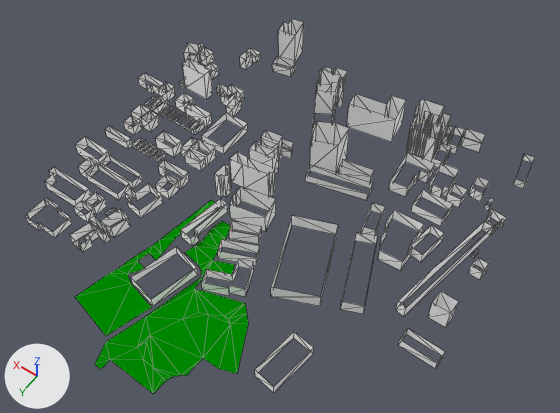
Renders of the glTF model Volume.glb from each side of a commit.
One viewpoint serves both versions: a camera (50 mm lens) standing at (-356.0, 518.0, 768.0) and looking at (-16.0, 42.0, 21.0). Arrows for +X, +Y and +Z are at lower left; the lights stay in place. The first picture is the older version. Mesh edges are drawn as thin lines.
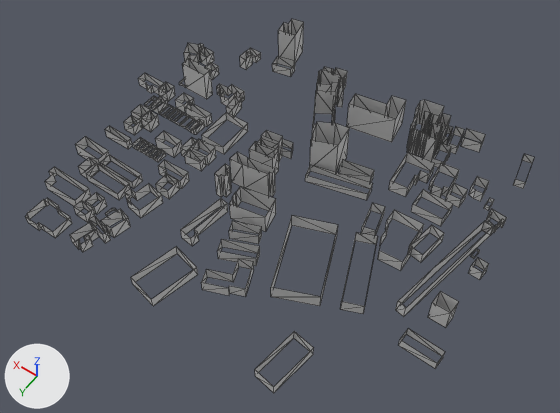
What differs and where, as boxes [x1, y1, x2, y2] in the pictures (560 x 413 px):
```json
{"object": "Mesh_2", "change": "recoloured", "before": [25, 19, 535, 393], "after": [25, 19, 535, 393], "on screen": "white to light grey"}
{"object": "Mesh_1", "change": "deleted", "before": [75, 200, 248, 394], "on screen": "green"}
{"object": "Mesh_0", "change": "deleted", "before": [137, 313, 231, 381], "on screen": "green"}
```

The change, as JSON lines over the scene's bpy script:
```json
{"op": "add", "block": "mat_wall", "code": ["mat_wall = principled_material('wall')", "mat_wall.base_color = (0.612, 0.612, 0.612)  # light grey #cdcdcd", "mat_wall.roughness = 1.0"]}
{"block": "me_mesh_2", "where": "me_mesh_2.from_pydata(...)  # 1371 vertices, 1392 faces; spans x -272.0..285.0, y -229.0..236.0, z 0.0..56.0"}
{"op": "remove", "block": "me_mesh_2", "code": "me_mesh_2.materials.append(mat_material_1)  # white #ffffff"}
{"op": "add", "block": "me_mesh_2", "code": "me_mesh_2.materials.append(mat_wall)  # light grey #cdcdcd"}
{"op": "remove", "block": "ob_mesh_0", "code": ["ob_mesh_0 = bpy.data.objects.new('Mesh_0', me_mesh_0)", "ob_mesh_0.location = (0.0, 0.0, 0.0)"]}
{"op": "remove", "block": "ob_mesh_1", "code": ["ob_mesh_1 = bpy.data.objects.new('Mesh_1', me_mesh_1)", "ob_mesh_1.location = (0.0, 0.0, 0.0)"]}
```
